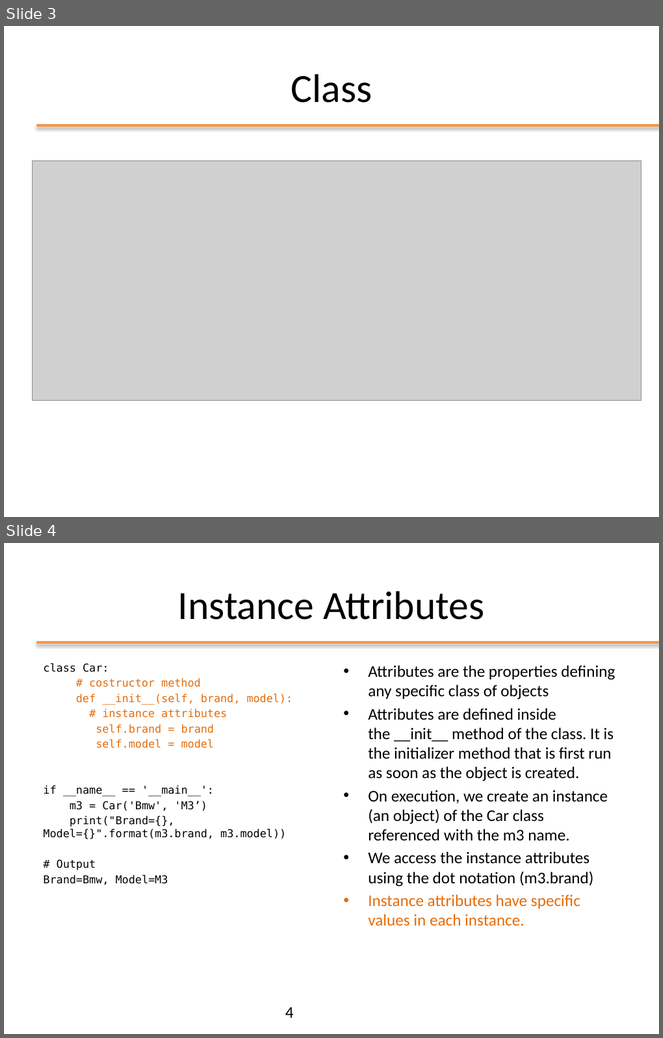
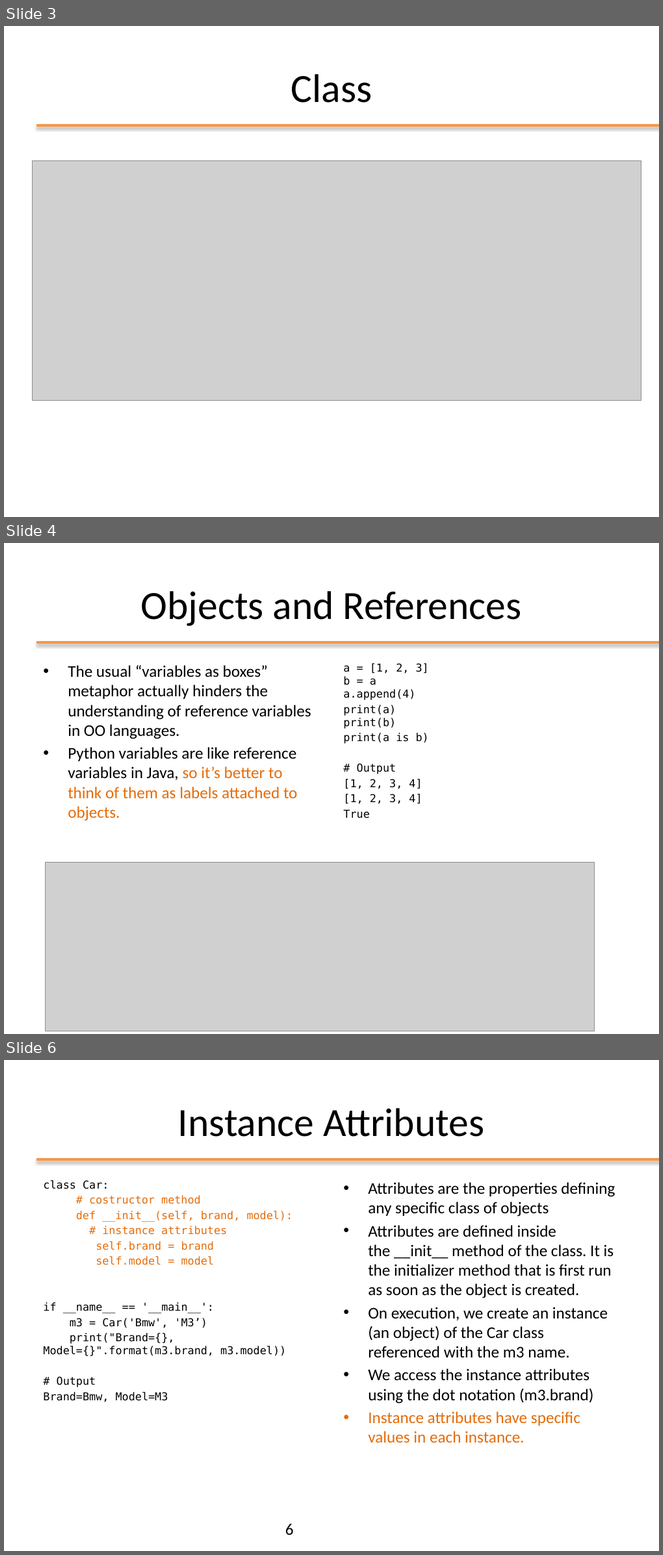
Before and after one commit to nbicocchi/ooprogramming, a slide deck: slides/python/ppt/03 - Python Object Oriented.pptx. Shown one above the other, each under a label of ours: slides 3 and 4 before the commit, slides 3, 4 and 6 after it; the slides between them are not shown. The pictures are 663x1038 and 663x1555 pixels, drawn with LibreOffice and Linux fonts; fonts in the diff are those of the drawing; grey boxes stand for pictures. Boxes give left, top, right and bottom in pixels: in the first picture for what was removed or moved away, otherwise in the second. Text is boxed around its words. In the diff, an @@ line names an element or a change of style, - is before the commit and + after.

```diff
--- a/slides/python/ppt/03 - Python Object Oriented.pptx
+++ b/slides/python/ppt/03 - Python Object Oriented.pptx
@@ slide 4 added at [4,543,659,1034], background #FFFFFF; not listed: 1 template element that a slide beside it also shows @@
@@ title added at [141,591,522,626], 44 pt, text #000000 @@
+Objects and References
@@ text added at [68,665,311,821], 18 pt, text #000000 @@
+• The usual “variables as boxes” metaphor actually hinders the understanding of reference variables in OO languages.
+• Python variables are like reference variables in Java, so it’s better to think of them as labels attached to objects.
@@ text added at [343,663,429,819], 12 pt, text #000000 @@
+a = [1, 2, 3]
+b = a
+a.append(4)
+print(a)
+print(b)
+print(a is b)
+# Output
+[1, 2, 3, 4]
+[1, 2, 3, 4]
+True
@@ picture added at [46,862,595,1031] @@
@@ what was slide 4 is now slide 6 @@
@@ page number at [285,1524,294,1535]: text changed @@
-4
+6
```
Also in this commit, not shown: 1 other slide added, 3 other files.
